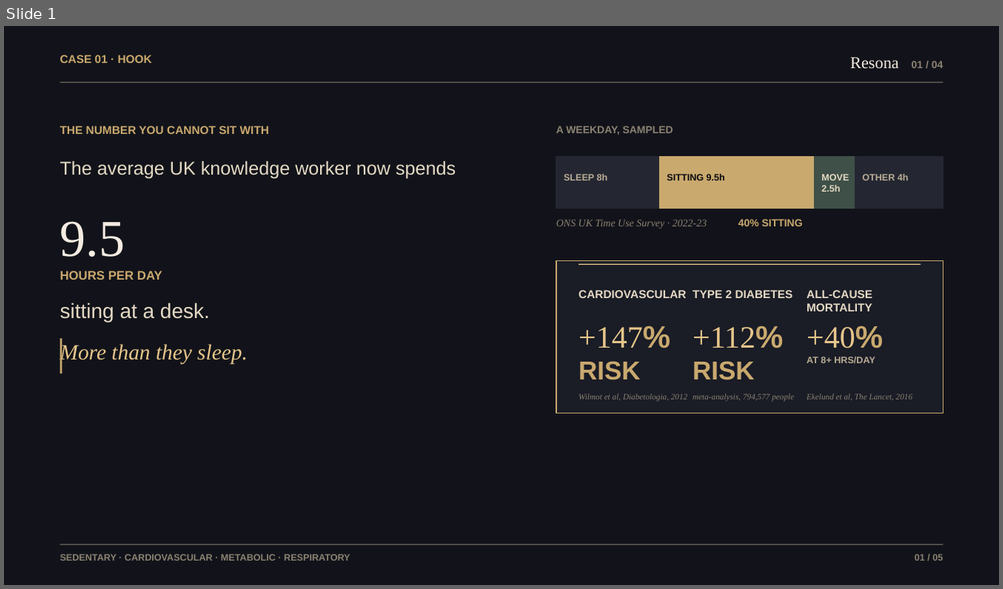
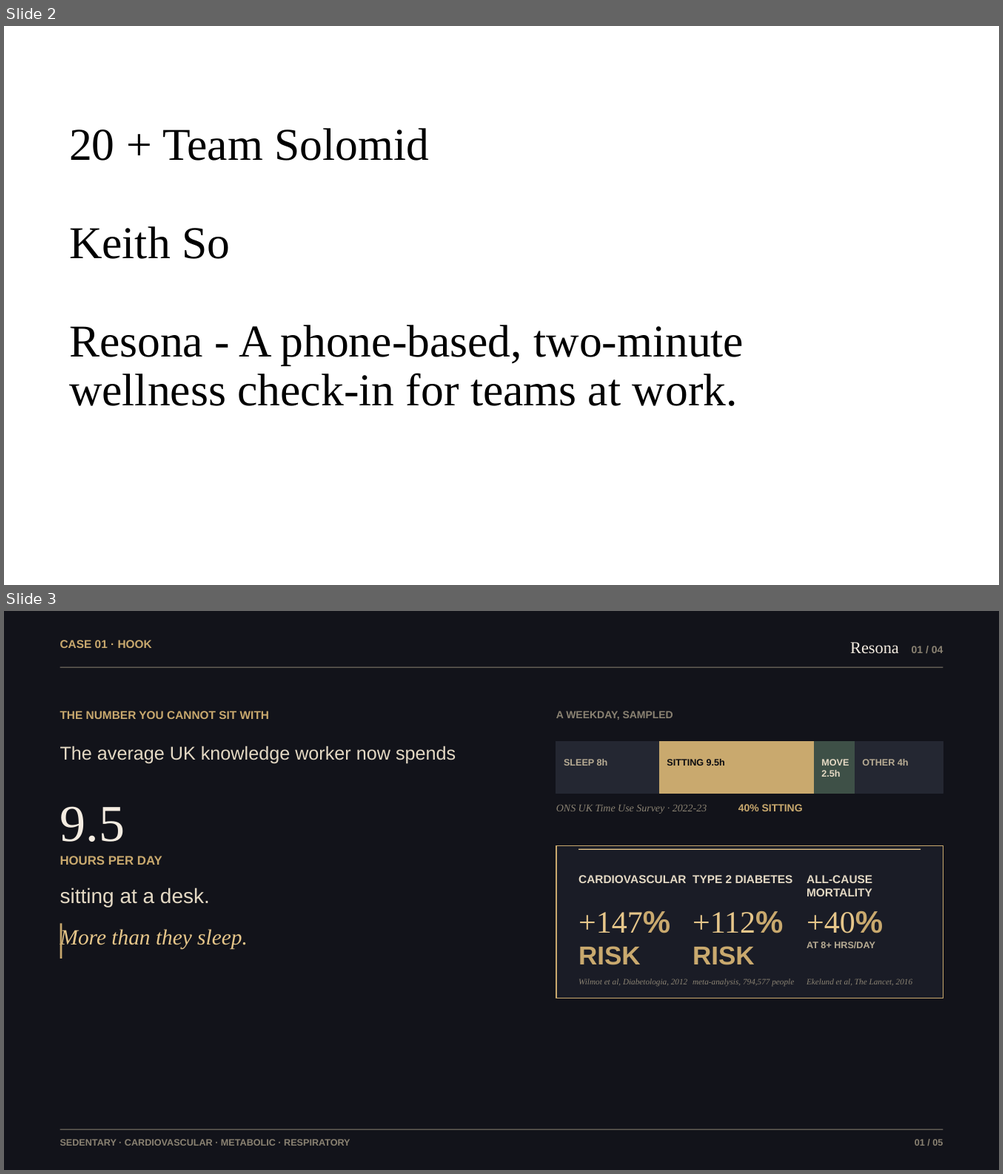
Before and after one commit to kitfunso/resona, a slide deck: submission/Resona.pptx. Shown one above the other, each under a label of ours: slide 1 before the commit, slides 2 and 3 after it. The pictures are 1003x589 and 1003x1174 pixels, drawn with LibreOffice and Linux fonts; fonts in the diff are those of the drawing; background and template pictures are left out. Boxes give left, top, right and bottom in pixels: in the first picture for what was removed or moved away, otherwise in the second. Text is boxed around its words. In the diff, an @@ line names an element or a change of style, - is before the commit and + after.

```diff
--- a/submission/Resona.pptx
+++ b/submission/Resona.pptx
@@ slide 2 added at (4, 26, 999, 585), background picture (left out) @@
@@ title added at (69, 128, 744, 406), 44 pt, text #000000 @@
+20 + Team Solomid
+Keith So
+Resona - A phone-based, two-minute wellness check-in for teams at work.
@@ what was slide 1 is now slide 3 @@
```
Also in this commit, not shown: 2 slides changed, 2 other slides added, 1 other file.
